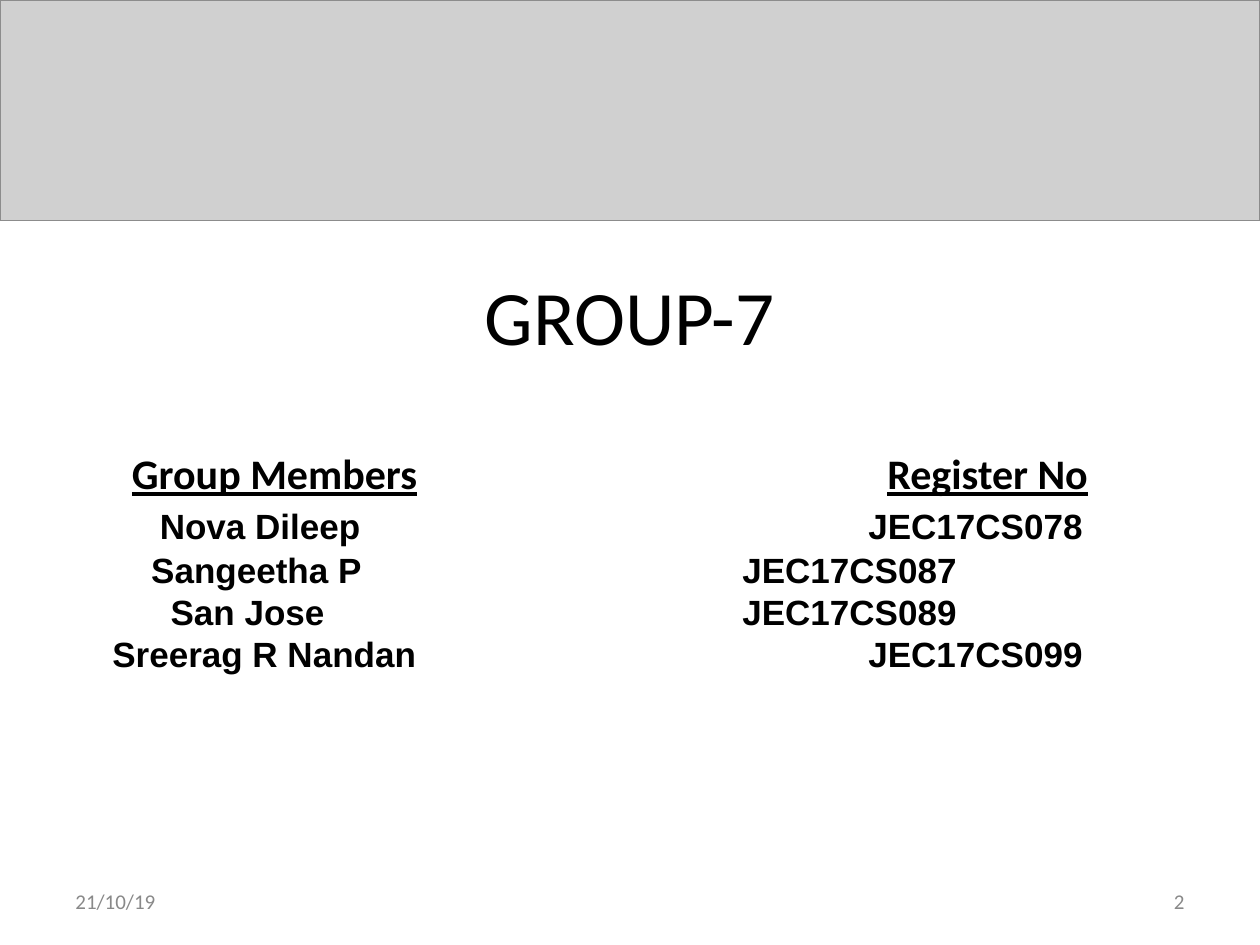
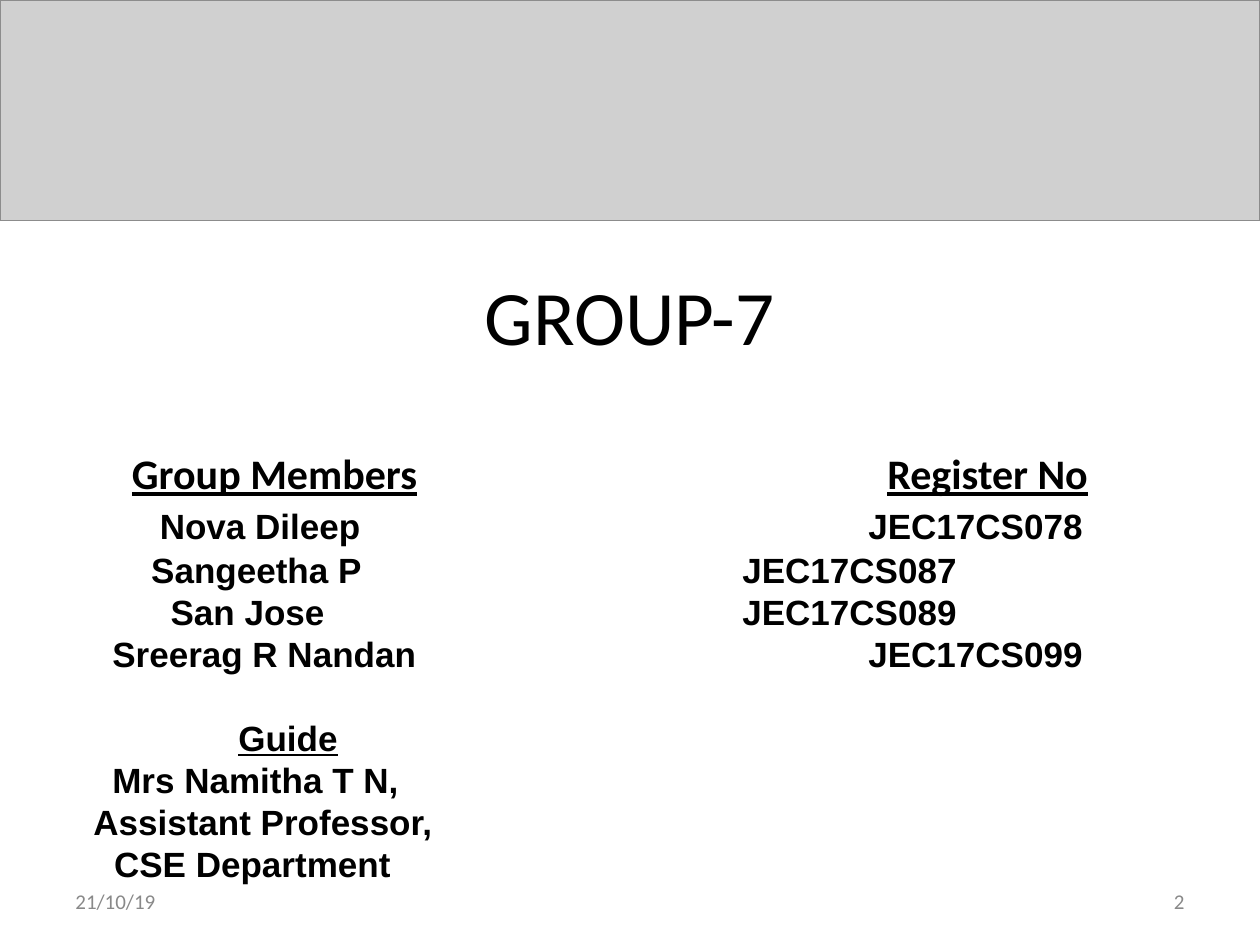
Before and after one commit to sreeragrnandan/Design-Project, a slide deck: slide 2 of DP G7 first review.pptx. Drawn at 1260x945 pixels with LibreOffice and Linux fonts; fonts in the diff are those of the drawing; grey boxes stand for pictures. Boxes give left, top, right and bottom in pixels: in the first picture for what was removed or moved away, otherwise in the second. Text is boxed around its words. In the diff, an @@ line names an element or a change of style, - is before the commit and + after.

Commit message:
1st review pptx added

```diff
--- a/DP G7 first review.pptx
+++ b/DP G7 first review.pptx
@@ text at (93,725,432,884): paragraphs added @@
+Guide
+Mrs Namitha T N,
+Assistant Professor,
+CSE Department
```
Also in this commit, not shown: 1 other file.
